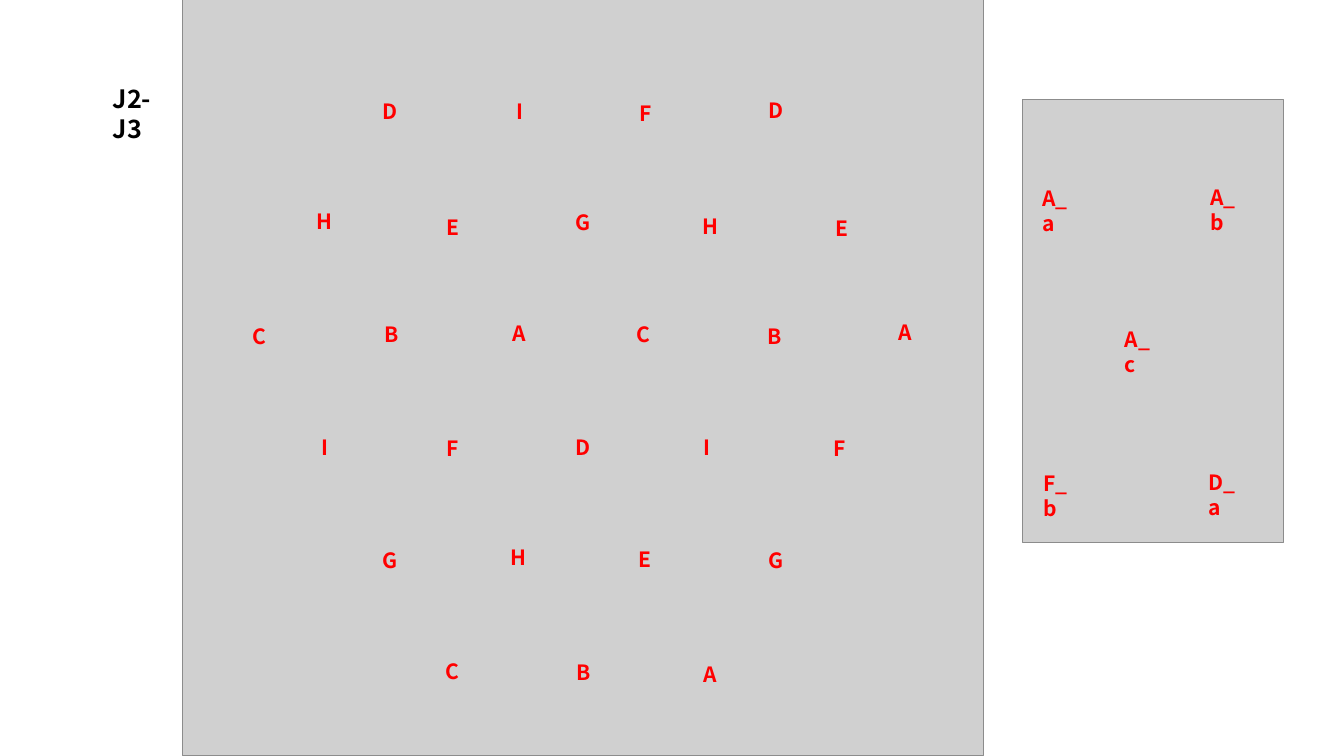
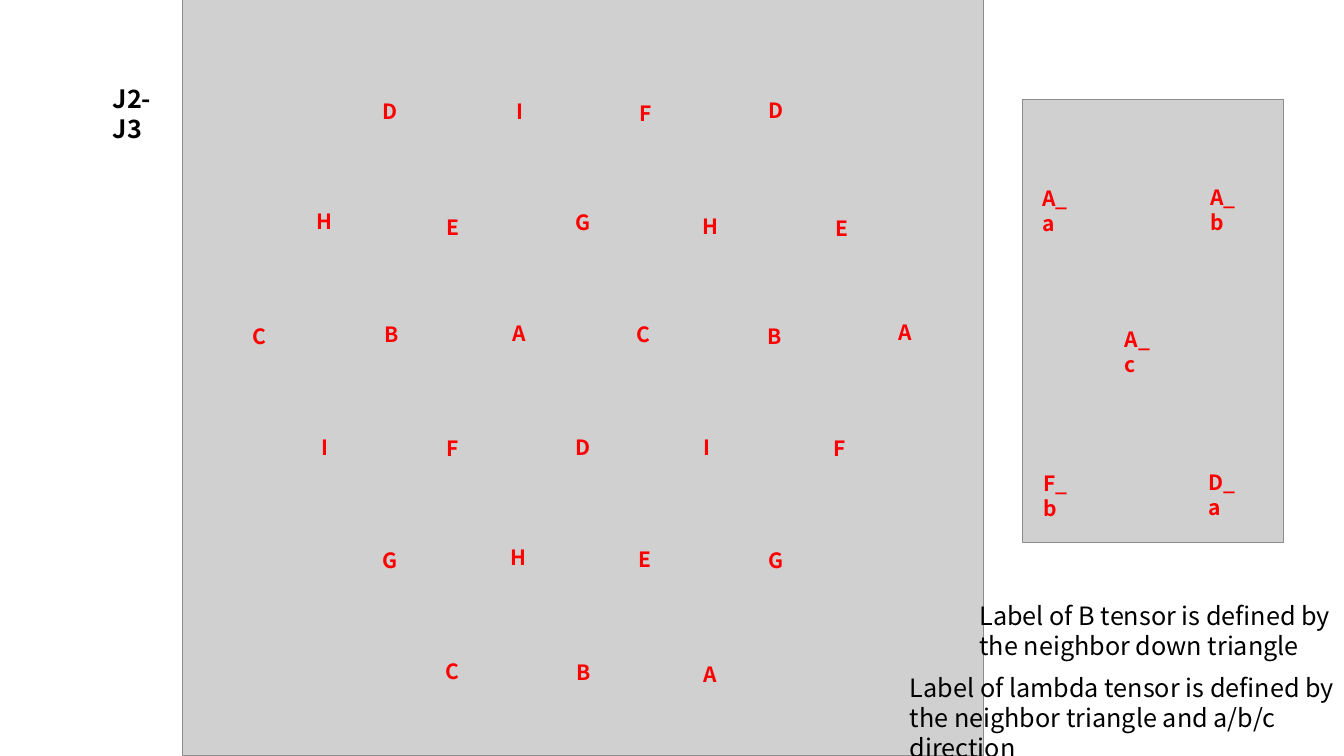
Before and after one commit to niusen/Symmetric_IPEPS, a slide deck: slide 3 of kagome/simple_update/Unitcell.pptx. Drawn at 1344x756 pixels with LibreOffice and Linux fonts; fonts in the diff are those of the drawing; grey boxes stand for pictures. Boxes give left, top, right and bottom in pixels: in the first picture for what was removed or moved away, otherwise in the second. Text is boxed around its words. In the diff, an @@ line names an element or a change of style, - is before the commit and + after.

```diff
--- a/kagome/simple_update/Unitcell.pptx
+++ b/kagome/simple_update/Unitcell.pptx
@@ text added at bbox=[979, 600, 1330, 662], 18 pt, text #000000 @@
+Label of B tensor is defined by the neighbor down triangle
@@ text added at bbox=[910, 671, 1334, 733], 18 pt, text #000000 @@
+Label of lambda tensor is defined by the neighbor triangle and a/b/c direction
```
Also in this commit, not shown: 4 other slides changed, 1 slide added, 6 other files.
